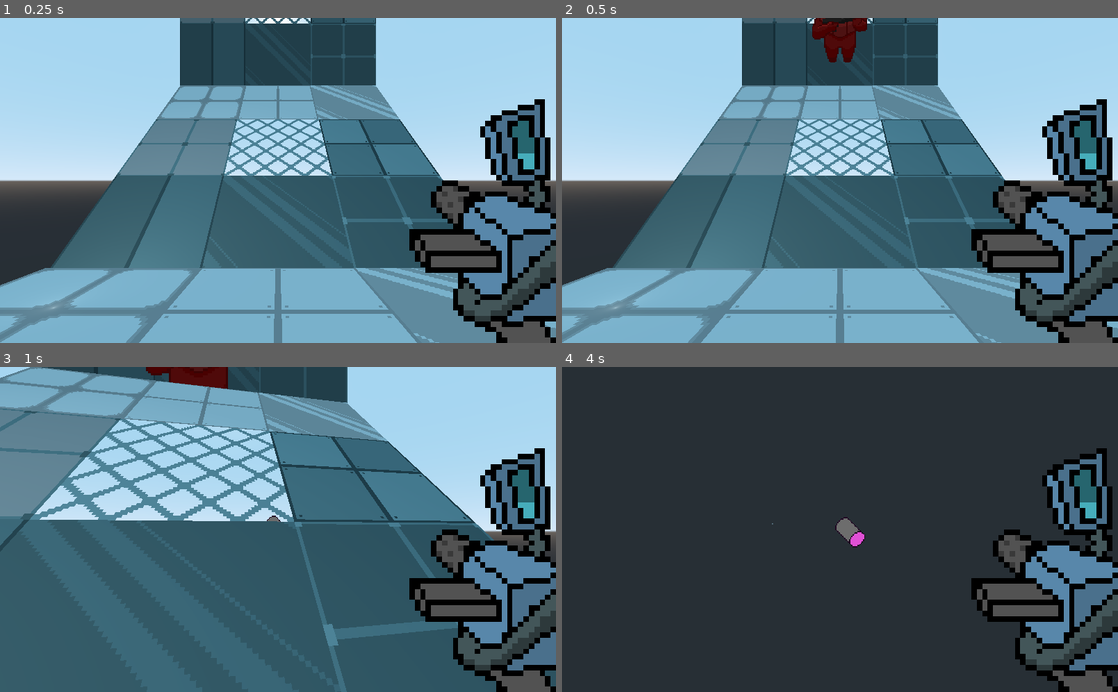
Above: before the commit, frames 1-4 (two rows, left to right).
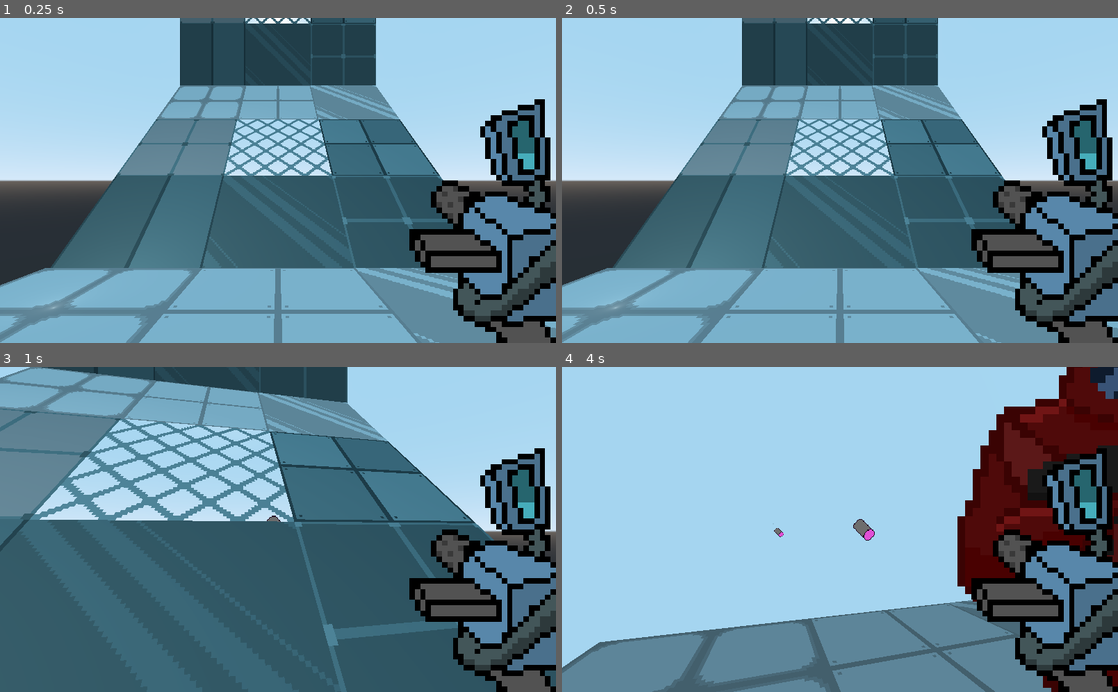
Above: after the commit, the same moments.

Repository: SomeSortOfSam/Exocutioner
Game: Godot game, scene res://World.tscn
The game is run twice, just before and just after one commit, with the same random seed, the same clock (stepped at 60 frames per second) and the same inputs.
Inputs (mouse positions are in pixels of both pictures, inside the frame that each line leads up to):
- Up to frame 1 (0.25 s): no input
- Up to frame 2 (0.5 s): no input
- Up to frame 3 (1 s): tap Enter at 0.5 s; move the mouse to (305, 529) at 0.52 s; press the mouse at (305, 529) at 0.53 s; hold Up (ui_up) from 0.53 s (still down)
- Up to frame 4 (4 s): keep holding Up (ui_up); move the mouse to (812, 529) at 1.27 s; release the mouse at (812, 529) at 1.28 s; tap Alt at 1.35 s; move the mouse to (851, 523) at 2.02 s; tap Ctrl at 2.1 s; move the mouse to (834, 536) at 2.77 s; tap Shift at 2.85 s; click (834, 536) at 2.92 s; move the mouse to (878, 532) at 3.52 s; press the mouse at (878, 532) at 3.53 s

Frame 1 is identical in both runs. In frame 2, 0.9% of the frame differs, in the area x 45-55%, y 0-14%; in frame 3, 0.7%; in frame 4, 88%, in the area x 0-100%, y 0-100%.

Commit message:
Reparented Enemy

Diff:
--- a/Character/Enemy.tscn
+++ b/Character/Enemy.tscn
@@ -17,3 +17,5 @@
 pixel_size = 0.0415
 billboard = 1
 frames = SubResource( 1 )
+
+[node name="Area" type="Area" parent="." index="2"]
--- a/World.tscn
+++ b/World.tscn
@@ -52,9 +52,6 @@
 double_sided = false
 texture = ExtResource( 1 )
 
-[node name="Enemy" parent="Secondary Platform" instance=ExtResource( 3 )]
-transform = Transform( 1, 0, 0, 0, 1, 0, 0, 0, 1, 0, 2, -1.0985 )
-
 [node name="OmniLight" type="OmniLight" parent="."]
 transform = Transform( 1, 0, 0, 0, 1, 0, 0, 0, 1, -2.64263, 0.51, -2.73593 )
 omni_range = 7.323
@@ -74,3 +71,6 @@
 __meta__ = {
 "_editor_clip_": 0
 }
+
+[node name="Enemy" parent="." instance=ExtResource( 3 )]
+transform = Transform( 1, 0, 0, 0, -4.37114e-08, -1, 0, 1, -4.37114e-08, 0, 10.7875, -7.914 )
